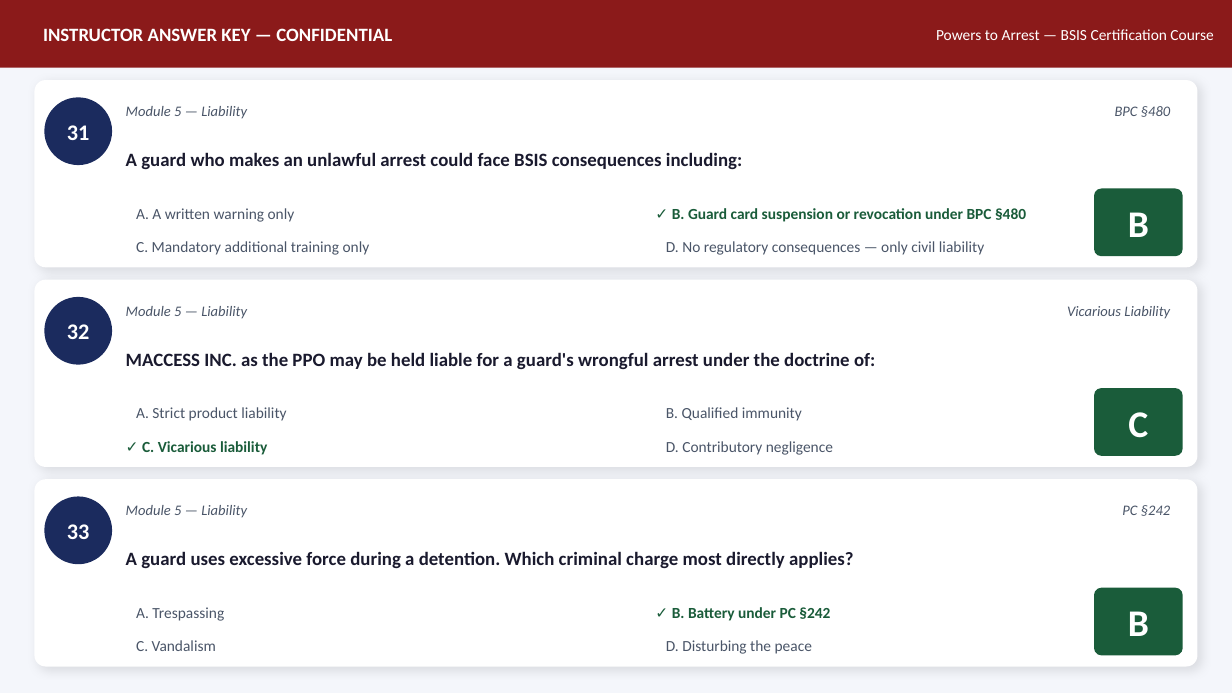
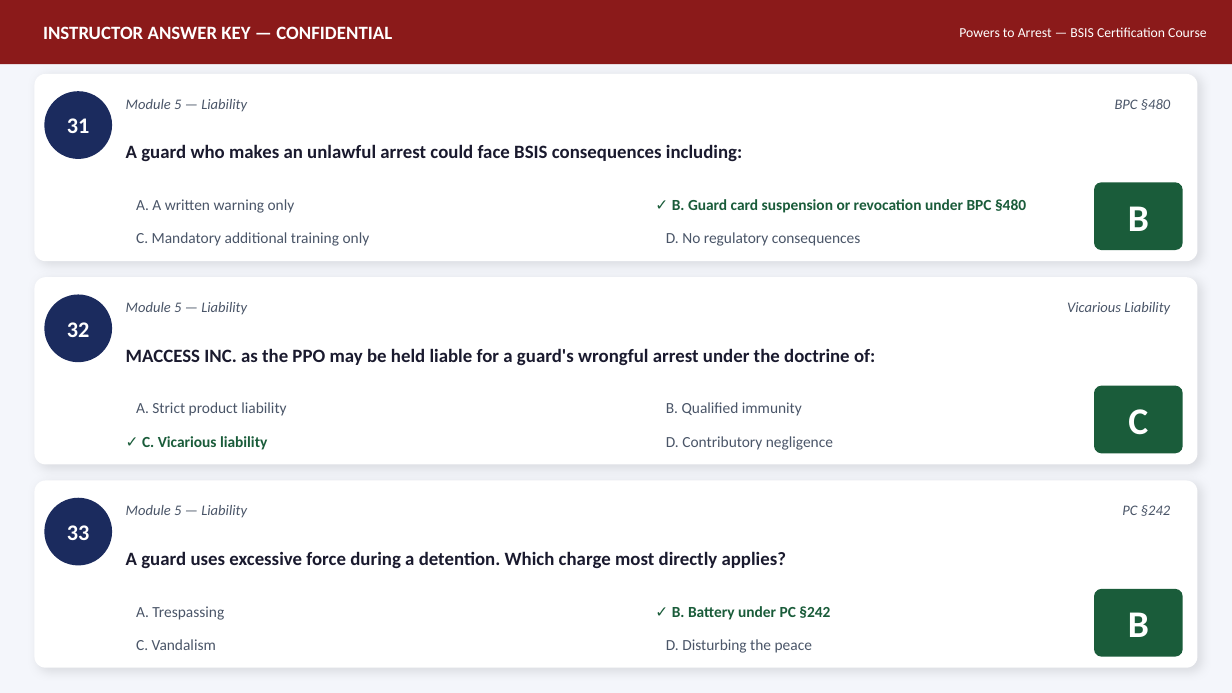
Before and after one commit to MaccPSLAW/Licensing-Live-Scans-, a slide deck: slide 13 of PSLAW-Courses/final-projects/Powers_to_Arrest_BSIS_Certification_MACCESS_INC-AnswerKey.pptx. Drawn at 1232x693 pixels with LibreOffice and Linux fonts; fonts in the diff are those of the drawing. Boxes give left, top, right and bottom in pixels: in the first picture for what was removed or moved away, otherwise in the second. Text is boxed around its words. In the diff, an @@ line names an element or a change of style, - is before the commit and + after.

Commit message:
feat: Powers to Arrest — BSIS Certification Course — Answer Key PPTX

```diff
--- a/PSLAW-Courses/final-projects/Powers_to_Arrest_BSIS_Certification_MACCESS_INC-AnswerKey.pptx
+++ b/PSLAW-Courses/final-projects/Powers_to_Arrest_BSIS_Certification_MACCESS_INC-AnswerKey.pptx
@@ rectangle: place and size @@
-rectangle at box(0, 0, 1232, 68)
+rectangle at box(0, 0, 1232, 64)
@@ text "Powers to Arrest — BSIS ...": place and size @@
-text "Powers to Arrest — BSIS ..." at box(936, 29, 1213, 40)
+text "Powers to Arrest — BSIS ..." at box(959, 27, 1206, 37)
@@ text "Powers to Arrest — BSIS ..." at box(959, 27, 1206, 37): size 9 to 8 pt @@
@@ 9 texts, 2 rounded rectangles, 1 ellipse: place and size @@
-9 texts, 2 rounded rectangles, 1 ellipse at box(34, 80, 1198, 455)
+9 texts, 2 rounded rectangles, 1 ellipse at box(34, 74, 1198, 450)
@@ 3 texts: place and size @@
-3 texts at box(136, 208, 1026, 255)
+3 texts at box(136, 199, 1026, 246)
@@ text at box(666, 232, 860, 246): text changed @@
-D. No regulatory consequences — only civil liability
+D. No regulatory consequences
@@ 3 texts: place and size @@
-3 texts at box(126, 306, 1170, 369)
+3 texts at box(126, 302, 1170, 365)
@@ text at box(126, 551, 786, 568): text changed @@
-A guard uses excessive force during a detention. Which criminal charge most directly applies?
+A guard uses excessive force during a detention. Which charge most directly applies?
```
Also in this commit, not shown: 21 other slides changed.
